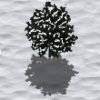
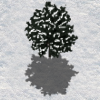
Comparing the layer stacks of the two 100 × 100 images. Changes:
painted on "Pasted Layer" over 0, 0, 100, 100
